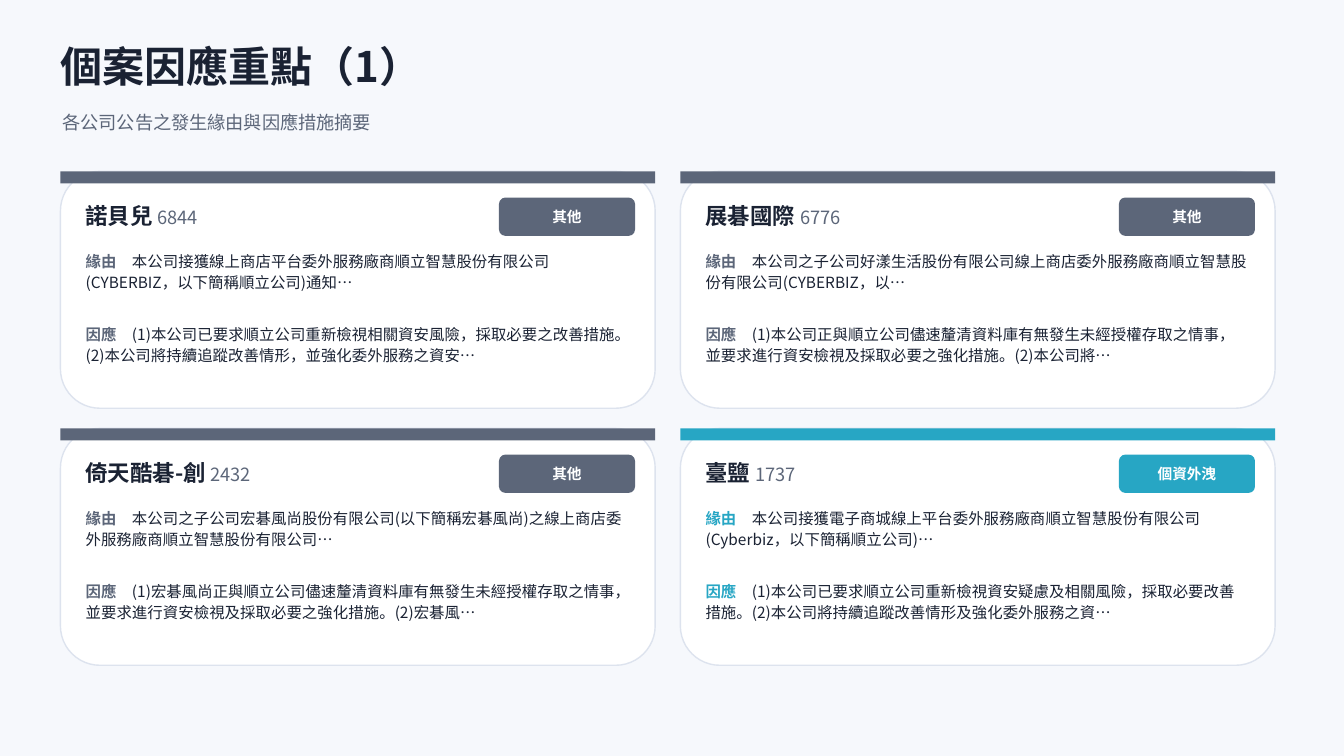
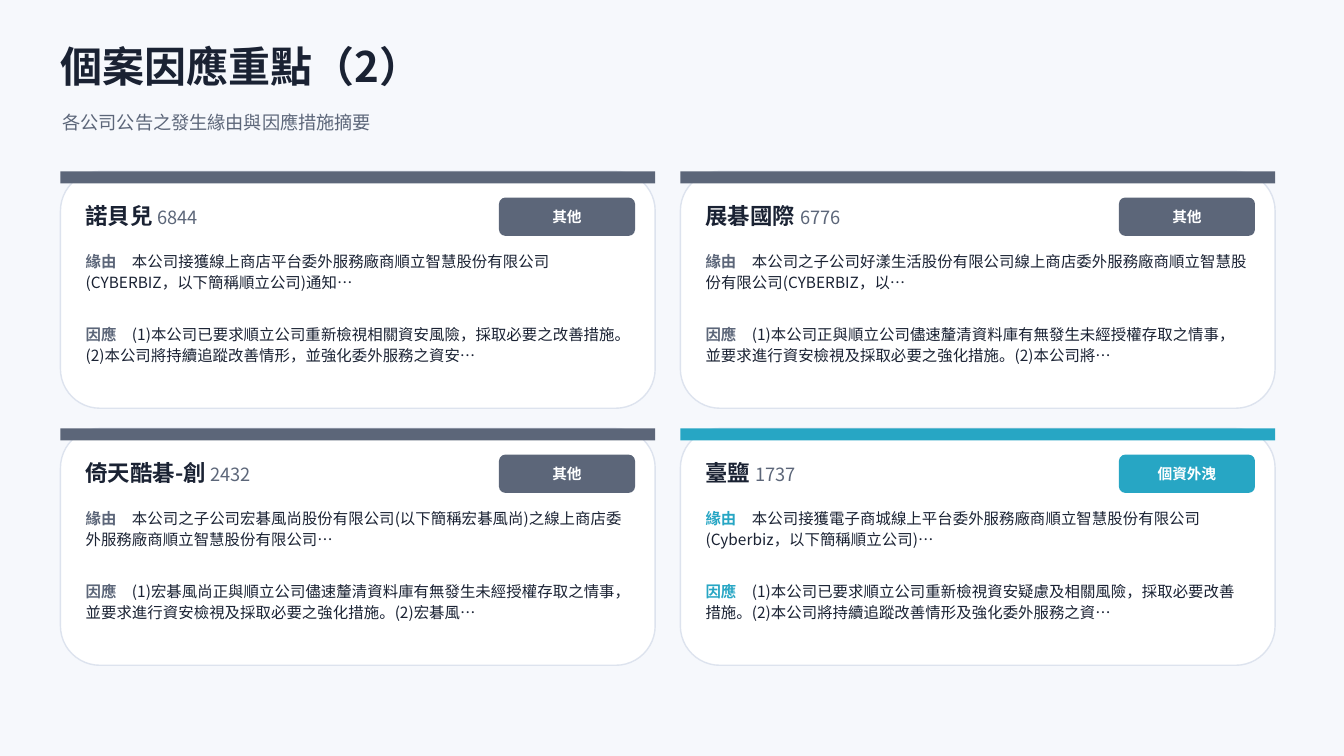
Before and after one commit to Johnnylin77/mops-isec-monitor, a slide deck: slide 7 of 資安事件因應分析.pptx (slide 6 before the commit). Drawn at 1344x756 pixels with LibreOffice and Linux fonts; fonts in the diff are those of the drawing. Boxes give left, top, right and bottom in pixels: in the first picture for what was removed or moved away, otherwise in the second. Text is boxed around its words. In the diff, an @@ line names an element or a change of style, - is before the commit and + after.

```diff
--- a/資安事件因應分析.pptx
+++ b/資安事件因應分析.pptx
@@ text at (60, 46, 421, 86): text changed @@
-個案因應重點（1）
+個案因應重點（2）
```
Also in this commit, not shown: 9 other slides changed, 1 slide added, 2 other files.
